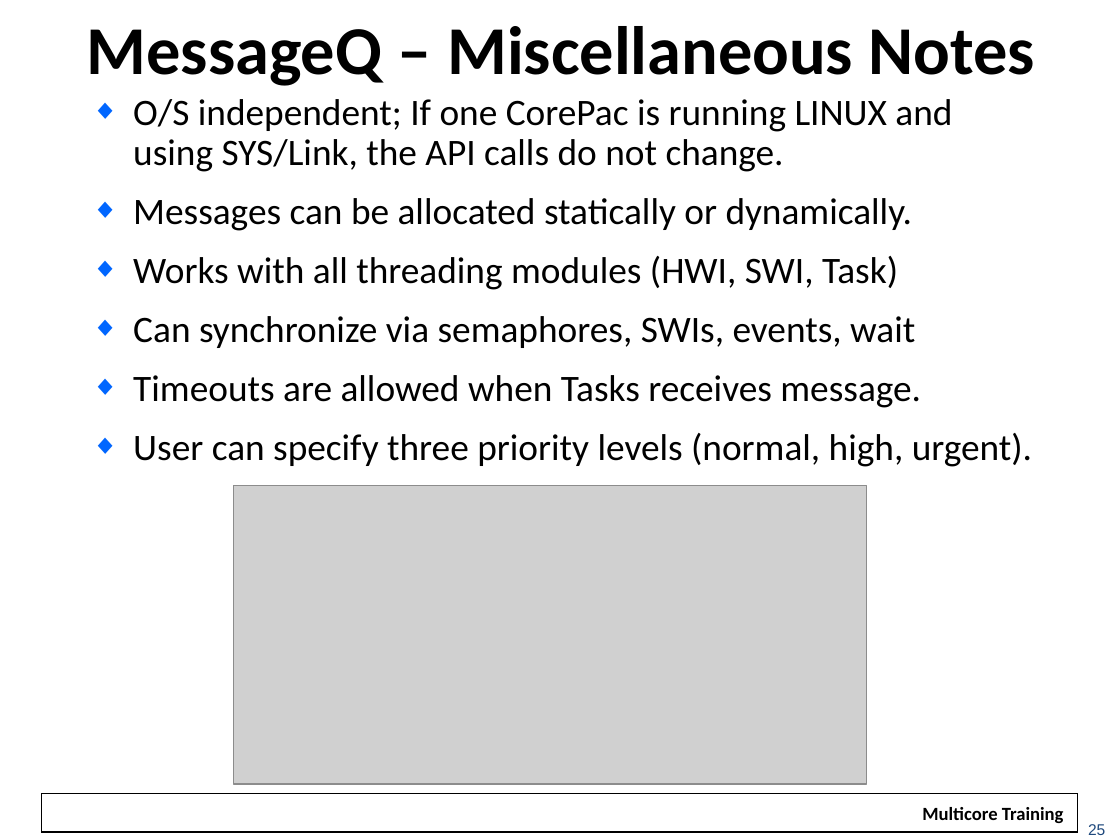
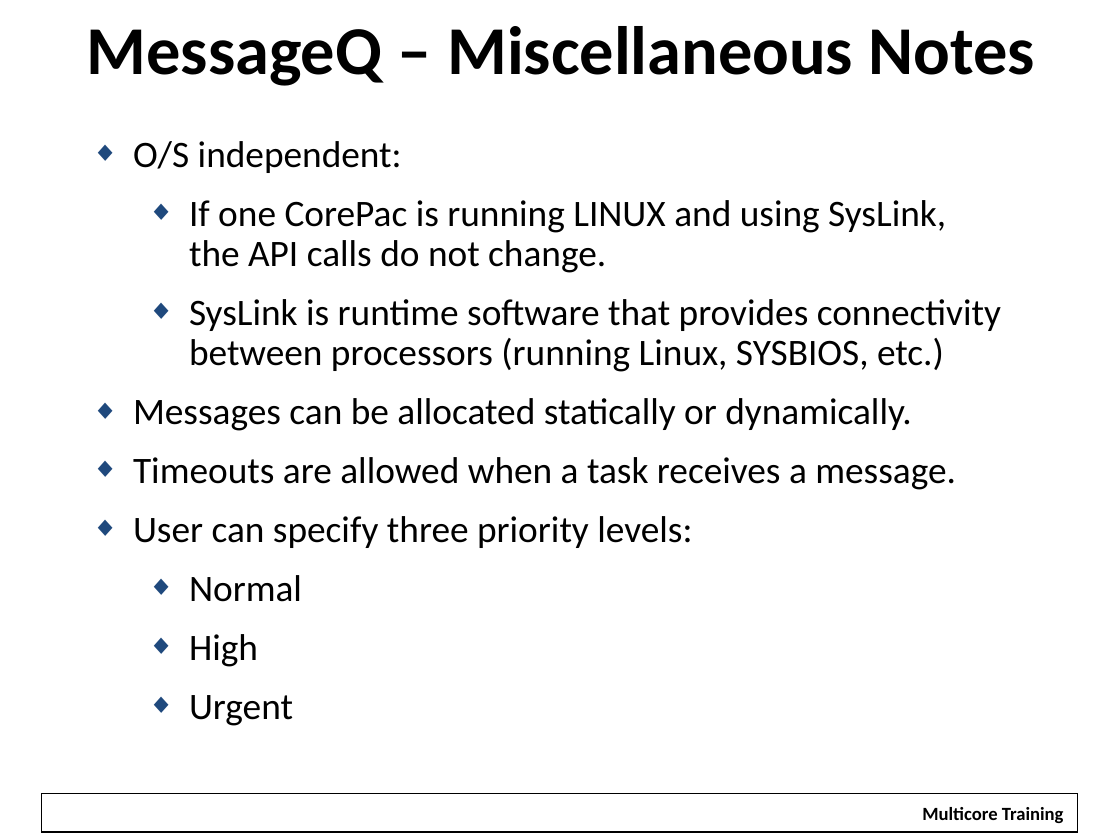
Before and after one commit to hari1989/keystone-workshop, a slide deck: slide 17 of slides/KeyStone Intro to IPC.pptx (slide 25 before the commit). Drawn at 1120x840 pixels with LibreOffice and Linux fonts; fonts in the diff are those of the drawing; grey boxes stand for pictures; background and template pictures are left out. Boxes give left, top, right and bottom in pixels: in the first picture for what was removed or moved away, otherwise in the second. Text is boxed around its words. In the diff, an @@ line names an element or a change of style, - is before the commit and + after.

```diff
--- a/slides/KeyStone Intro to IPC.pptx
+++ b/slides/KeyStone Intro to IPC.pptx
@@ text "O/S independent:": place and size @@
-text "O/S independent:" at [133, 99, 1032, 467]
+text "O/S independent:" at [133, 141, 1001, 726]
@@ text at [133, 141, 1001, 372]: text changed @@
-◆ O/S independent; If one CorePac is running LINUX and
-  using SYS/Link, the API calls do not change.
+◆ O/S independent:
+  ◆ If one CorePac is running LINUX and using SysLink,
+    the API calls do not change.
+  ◆ SysLink is runtime software that provides connectivity
+    between processors (running Linux, SYSBIOS, etc.)
@@ text at [133, 398, 912, 431]: bullet colour #0066FF to #1F497D @@
@@ text at [133, 457, 956, 726]: text changed @@
-◆ Works with all threading modules (HWI, SWI, Task)
-◆ Can synchronize via semaphores, SWIs, events, wait
-◆ Timeouts are allowed when Tasks receives message.
-◆ User can specify three priority levels (normal, high, urgent).
+◆ Timeouts are allowed when a task receives a message.
+◆ User can specify three priority levels:
+  ◆ Normal
+  ◆ High
+  ◆ Urgent
@@ picture removed at [233, 485, 867, 784] @@
@@ text removed at [1088, 824, 1105, 835] @@
-25
```
Also in this commit, not shown: 32 other slides changed, 23 slides added, 6 slides removed.
